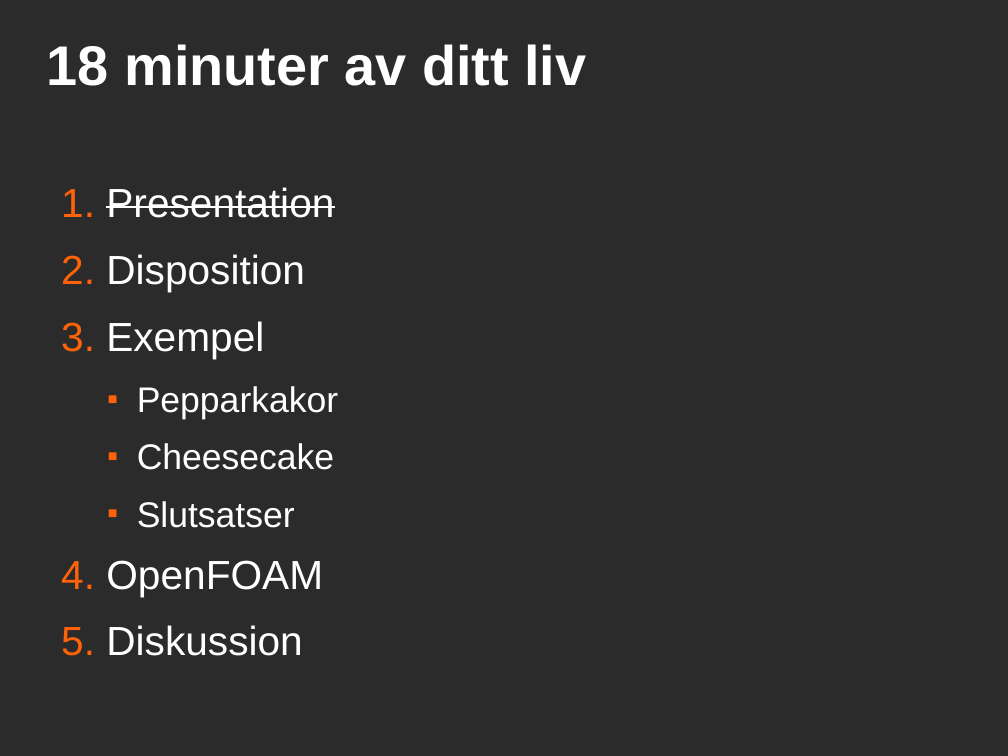
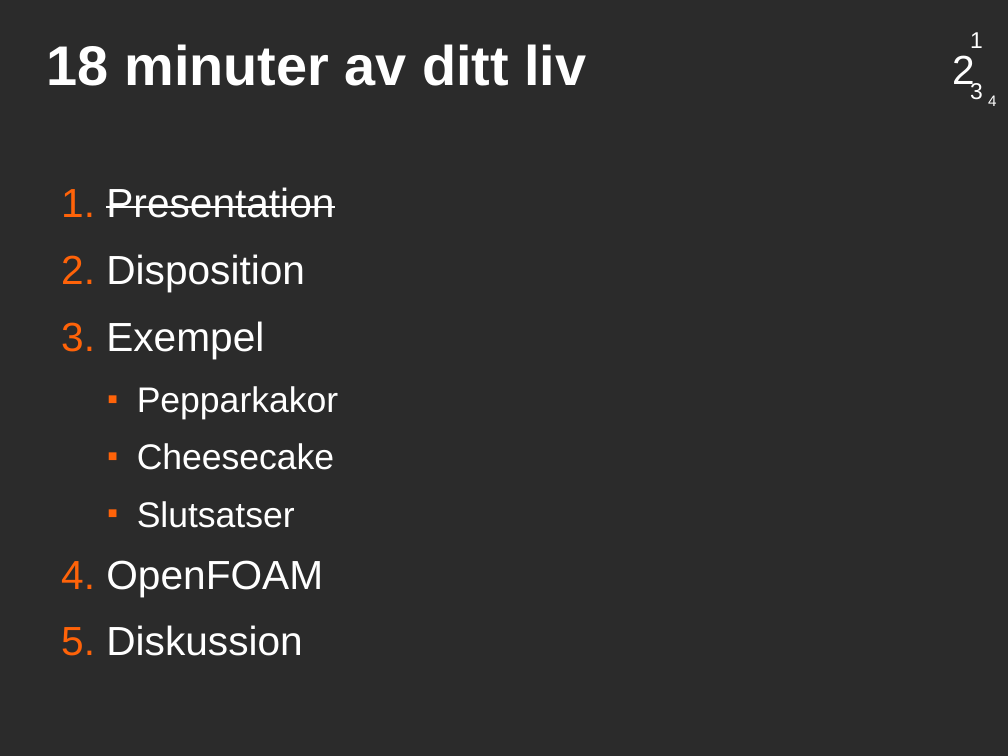
Before and after one commit to saifthe1/openfoam-openmp, a slide deck: slide 3 of presentation/pres.odp. Drawn at 1008x756 pixels with LibreOffice and Linux fonts; fonts in the diff are those of the drawing; background and template pictures are left out; a plain dark background stands for a picture behind light text. Boxes give left, top, right and bottom in pixels: in the first picture for what was removed or moved away, otherwise in the second. Text is boxed around its words. In the diff, an @@ line names an element or a change of style, - is before the commit and + after.

```diff
--- a/presentation/pres.odp
+++ b/presentation/pres.odp
@@ text added at (952,55,975,92), 32 pt, text #FFFFFF @@
+2
@@ text added at (970,32,983,48), 18 pt, text #FFFFFF @@
+1
@@ text added at (970,81,983,100), 18 pt, text #FFFFFF @@
+3
@@ text added at (988,95,996,106), 12 pt, text #FFFFFF @@
+4
```
Also in this commit, not shown: 12 other slides changed.
